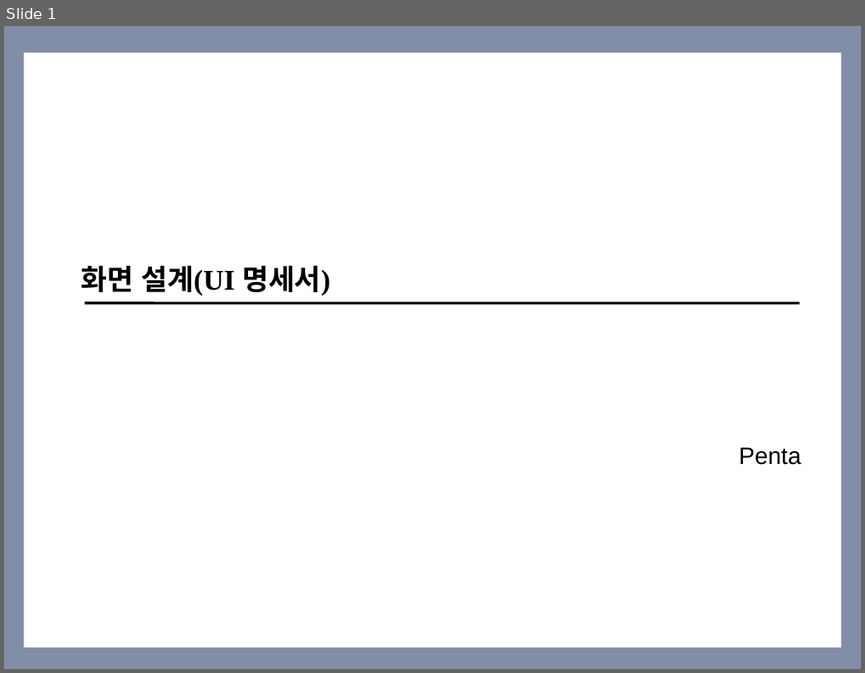
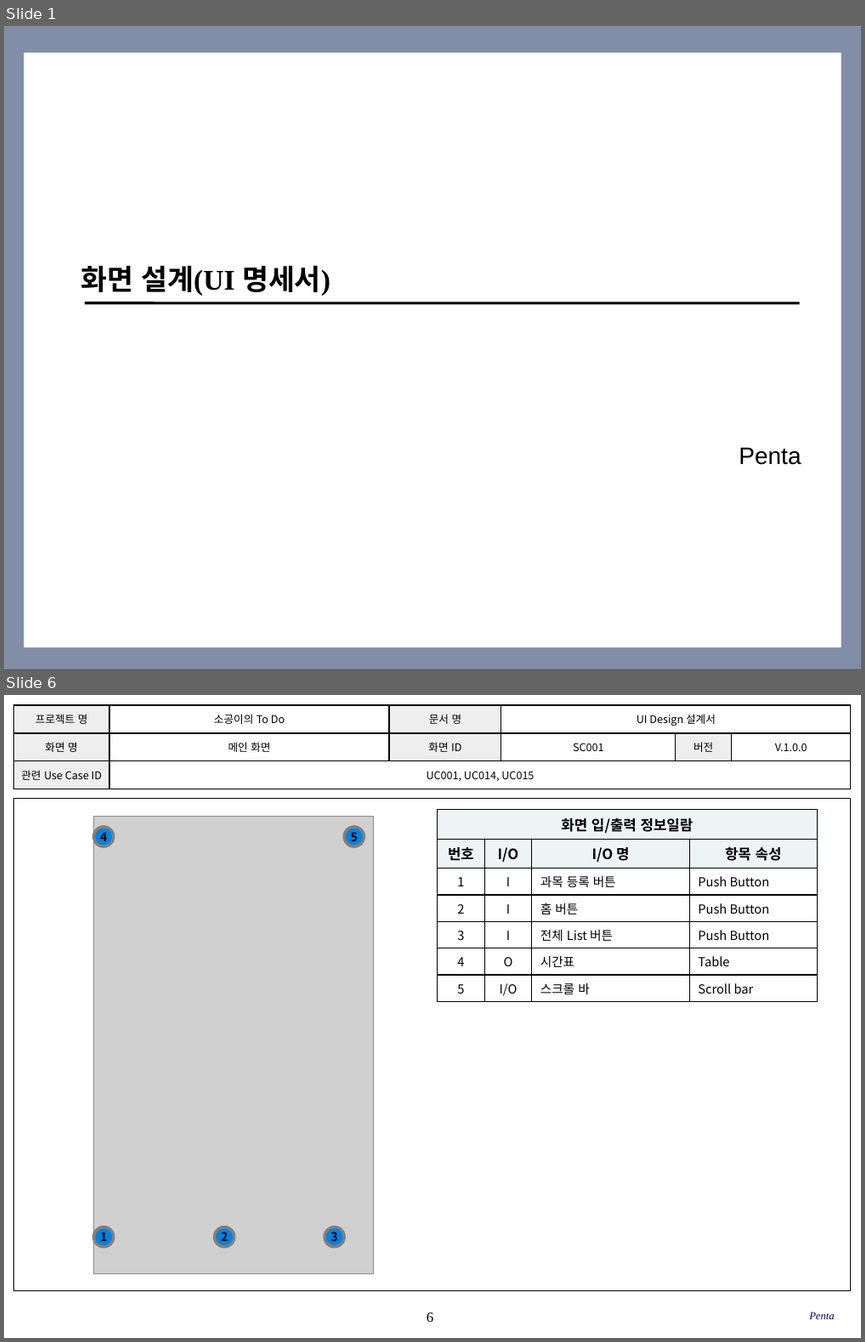
Before and after one commit to SE-admin/SE2017_5_mixharmony, a slide deck: doc/3_ 설계서/UI Design_05_penta.pptx. Shown one above the other, each under a label of ours: slide 1 before the commit, slides 1 and 6 after it; the slides between them are not shown. The pictures are 865x673 and 865x1342 pixels, drawn with LibreOffice and Linux fonts; fonts in the diff are those of the drawing; grey boxes stand for pictures; background and template pictures are left out. Boxes give left, top, right and bottom in pixels: in the first picture for what was removed or moved away, otherwise in the second. Text is boxed around its words. In the diff, an @@ line names an element or a change of style, - is before the commit and + after.

```diff
--- a/doc/3_ 설계서/UI Design_05_penta.pptx
+++ b/doc/3_ 설계서/UI Design_05_penta.pptx
@@ slide 6 added at <box>4,695,861,1338</box>, background #FFFFFF @@
@@ table added at <box>13,705,850,789</box>, 3 rows, 6 columns @@
+프로젝트 명 | 소공이의 To Do | 문서 명 | UI Design 설계서 |  | 
+화면 명 | 메인 화면 | 화면 ID | SC001 | 버전 | V.1.0.0
+관련 Use Case ID | UC001, UC014, UC015 |  |  |  | 
@@ rectangle added at <box>13,798,851,1291</box>, outline #000000 0.75 pt @@
@@ picture added at <box>94,817,374,1273</box> @@
@@ table added at <box>438,810,817,999</box>, 7 rows, 4 columns @@
+화면 입/출력 정보일람 |  |  | 
+번호 | I/O | I/O 명 | 항목 속성
+1 | I | 과목 등록 버튼 | Push Button
+2 | I | 홈 버튼 | Push Button
+3 | I | 전체 List 버튼 | Push Button
+4 | O | 시간표 | Table
+5 | I/O | 스크롤 바 | Scroll bar
@@ ellipse added at <box>94,827,114,846</box>, fill #0081E2, outline #808080 2.5 pt, 10 pt, text #000000, bold @@
+4
@@ ellipse added at <box>344,827,364,846</box>, fill #0081E2, outline #808080 2.5 pt, 10 pt, text #000000, bold @@
+5
@@ ellipse added at <box>94,1227,114,1247</box>, fill #0081E2, outline #808080 2.5 pt, 10 pt, text #000000, bold @@
+1
@@ ellipse added at <box>215,1227,234,1247</box>, fill #0081E2, outline #808080 2.5 pt, 10 pt, text #000000, bold @@
+2
@@ ellipse added at <box>324,1227,344,1247</box>, fill #0081E2, outline #808080 2.5 pt, 10 pt, text #000000, bold @@
+3
@@ page number added at <box>426,1312,433,1321</box>, 12 pt, text #000000 @@
+6
@@ text added at <box>809,1311,834,1319</box>, 9 pt, text #000066, italic @@
+Penta
```
Also in this commit, not shown: 13 slides changed, 19 other slides added.
